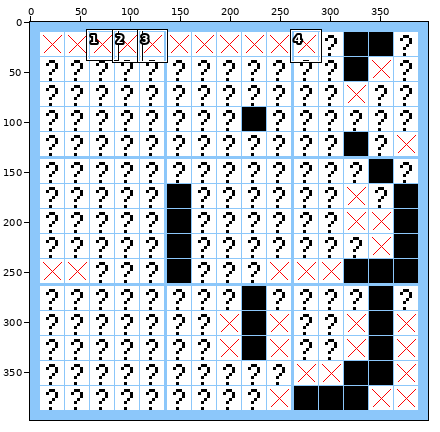
One commit to this sprite sheet: output2.png. Above, an overview of the earlier version with the close-up marked.
Close-up. First the earlier version:
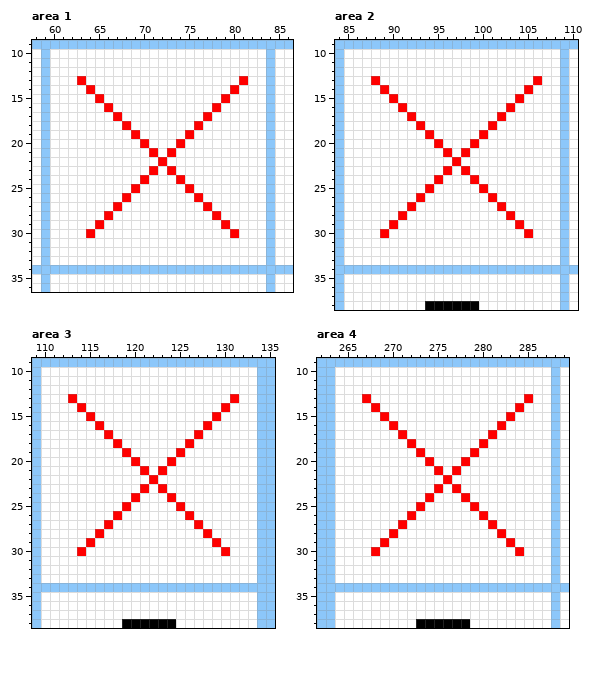
The file is 398x398 pixels. Shown: area 1: x 58..86, y 9..36; area 2: x 84..110, y 9..38; area 3: x 109..135, y 9..38; area 4: x 262..289, y 9..38. The commit also changed other parts of the picture, which this record leaves out.
After:
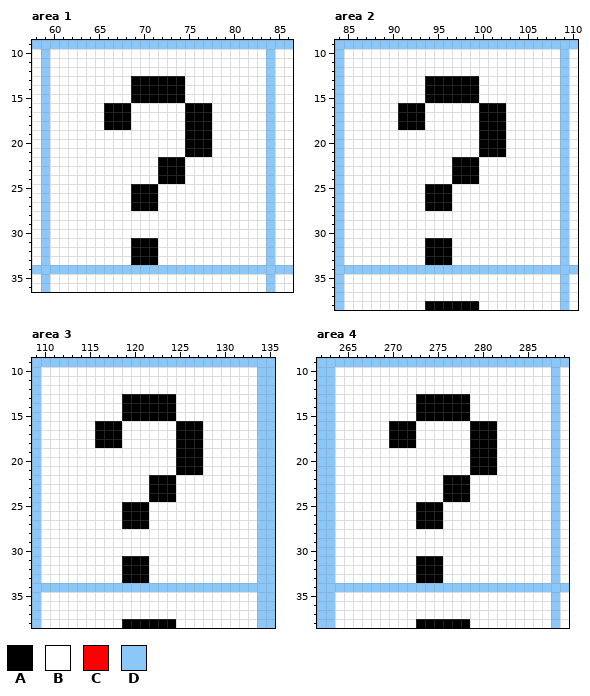
Palette (. is transparent): A #000000  B #ffffff  C #ff0000  D #8cc7fa
Change:
Changed rows in their new state; - is an unchanged pixel.
Area 1:
first column x 63:
13 B-----AAAAAA------B
14 -B----AAAAAA-----B-
15 --B---AAAAAA----B--
16 ---AAA------AAAB---
17 ---AAA------AAA----
18 ---AAA------AAA----
19 ------B-----AAA----
20 -------B---BAAA----
21 --------B-B-AAA----
22 ---------AAA-------
23 --------BAAA-------
24 -------B-AAA-------
25 ------AAA---B------
26 -----BAAA----B-----
27 ----B-AAA-----B----
28 ---B-----------B---
29 --B-------------B--
30 -B---------------B-
31 ------AAA----------
32 ------AAA----------
33 ------AAA----------
Area 2:
first column x 88:
13 B-----AAAAAA------B
14 -B----AAAAAA-----B-
15 --B---AAAAAA----B--
16 ---AAA------AAAB---
17 ---AAA------AAA----
18 ---AAA------AAA----
19 ------B-----AAA----
20 -------B---BAAA----
21 --------B-B-AAA----
22 ---------AAA-------
23 --------BAAA-------
24 -------B-AAA-------
25 ------AAA---B------
26 -----BAAA----B-----
27 ----B-AAA-----B----
28 ---B-----------B---
29 --B-------------B--
30 -B---------------B-
31 ------AAA----------
32 ------AAA----------
33 ------AAA----------
Area 3:
first column x 113:
13 B-----AAAAAA------B
14 -B----AAAAAA-----B-
15 --B---AAAAAA----B--
16 ---AAA------AAAB---
17 ---AAA------AAA----
18 ---AAA------AAA----
19 ------B-----AAA----
20 -------B---BAAA----
21 --------B-B-AAA----
22 ---------AAA-------
23 --------BAAA-------
24 -------B-AAA-------
25 ------AAA---B------
26 -----BAAA----B-----
27 ----B-AAA-----B----
28 ---B-----------B---
29 --B-------------B--
30 -B---------------B-
31 ------AAA----------
32 ------AAA----------
33 ------AAA----------
Area 4:
first column x 267:
13 B-----AAAAAA------B
14 -B----AAAAAA-----B-
15 --B---AAAAAA----B--
16 ---AAA------AAAB---
17 ---AAA------AAA----
18 ---AAA------AAA----
19 ------B-----AAA----
20 -------B---BAAA----
21 --------B-B-AAA----
22 ---------AAA-------
23 --------BAAA-------
24 -------B-AAA-------
25 ------AAA---B------
26 -----BAAA----B-----
27 ----B-AAA-----B----
28 ---B-----------B---
29 --B-------------B--
30 -B---------------B-
31 ------AAA----------
32 ------AAA----------
33 ------AAA----------
